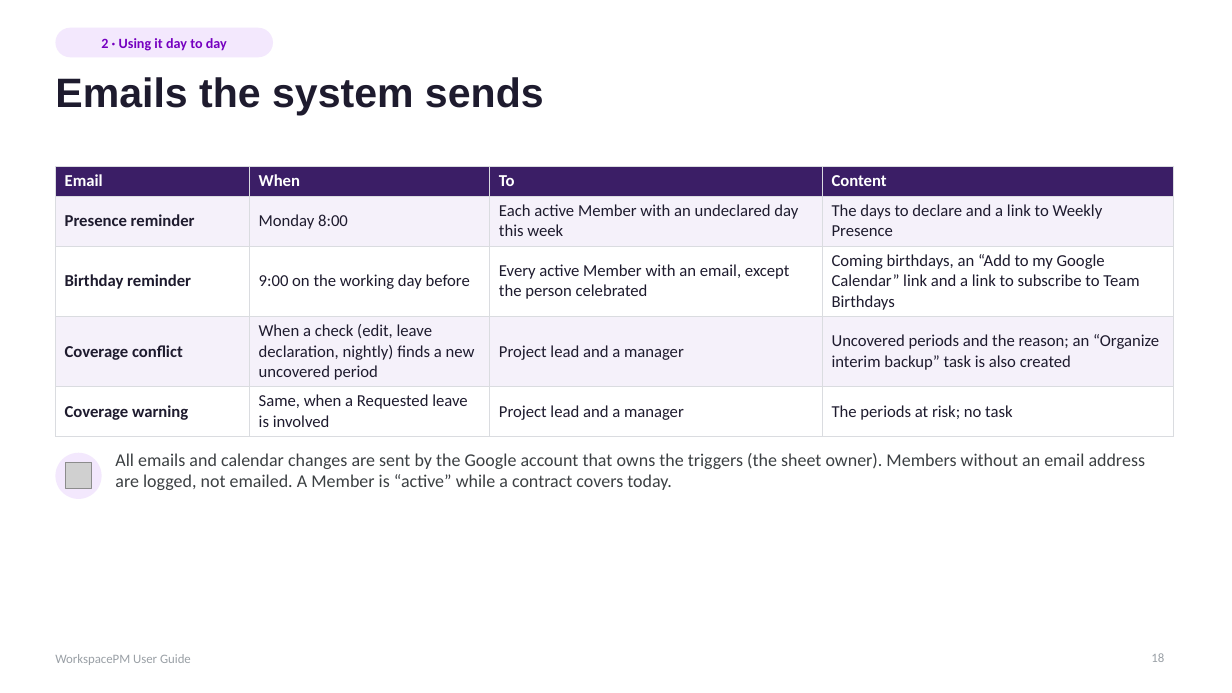
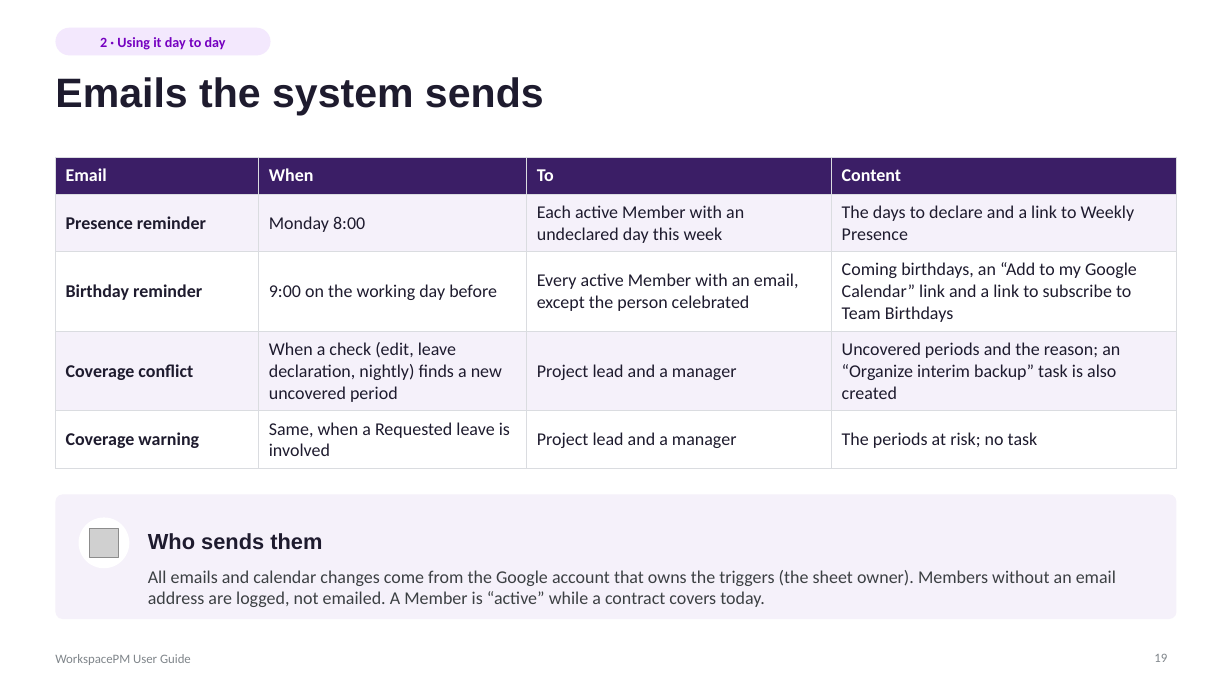
Before and after one commit to hugoglvs/WorkspaceTM, a slide deck: slide 19 of docs/WorkspacePM User Guide.pptx (slide 18 before the commit). Drawn at 1232x693 pixels with LibreOffice and Linux fonts; fonts in the diff are those of the drawing; grey boxes stand for pictures. Boxes give left, top, right and bottom in pixels: in the first picture for what was removed or moved away, otherwise in the second. Text is boxed around its words. In the diff, an @@ line names an element or a change of style, - is before the commit and + after.

```diff
--- a/docs/WorkspacePM User Guide.pptx
+++ b/docs/WorkspacePM User Guide.pptx
@@ rounded rectangle "2 · Using it day ..." at box(55, 28, 271, 55): proportions changed @@
@@ table at box(55, 157, 1177, 460) @@
@@ size 13 to 14 pt @@
@@ borders changed @@
@@ table: place and size @@
-table at box(55, 166, 1174, 431)
+table at box(55, 157, 1177, 460)
@@ rounded rectangle added at box(55, 494, 1177, 619), fill #F5F1FA @@
@@ ellipse: place and size @@
-ellipse at box(55, 453, 102, 499)
+ellipse at box(79, 518, 129, 568)
@@ ellipse at box(79, 518, 129, 568): fill #F3E8FD to #FFFFFF @@
@@ picture: place and size @@
-picture at box(66, 463, 91, 489)
+picture at box(90, 529, 118, 557)
@@ text added at box(148, 533, 322, 550), 17 pt, text #1E1B2E, bold @@
+Who sends them
@@ text at box(148, 570, 1116, 607): text changed @@
-All emails and calendar changes are sent by the Google account that owns the triggers (the sheet owner). Members without an email address are logged, not emailed. A Member is “active” while a contract covers today.
+All emails and calendar changes come from the Google account that owns the triggers (the sheet owner). Members without an email address are logged, not emailed. A Member is “active” while a contract covers today.
@@ text "WorkspacePM User Guide" at box(55, 654, 191, 665): text colour #9AA0A6 to #80868B @@
@@ page number at box(1154, 654, 1167, 662): text changed; text colour #9AA0A6 to #80868B @@
-18
+19
```
Also in this commit, not shown: 50 other slides changed, 1 slide added, 27 other files.
